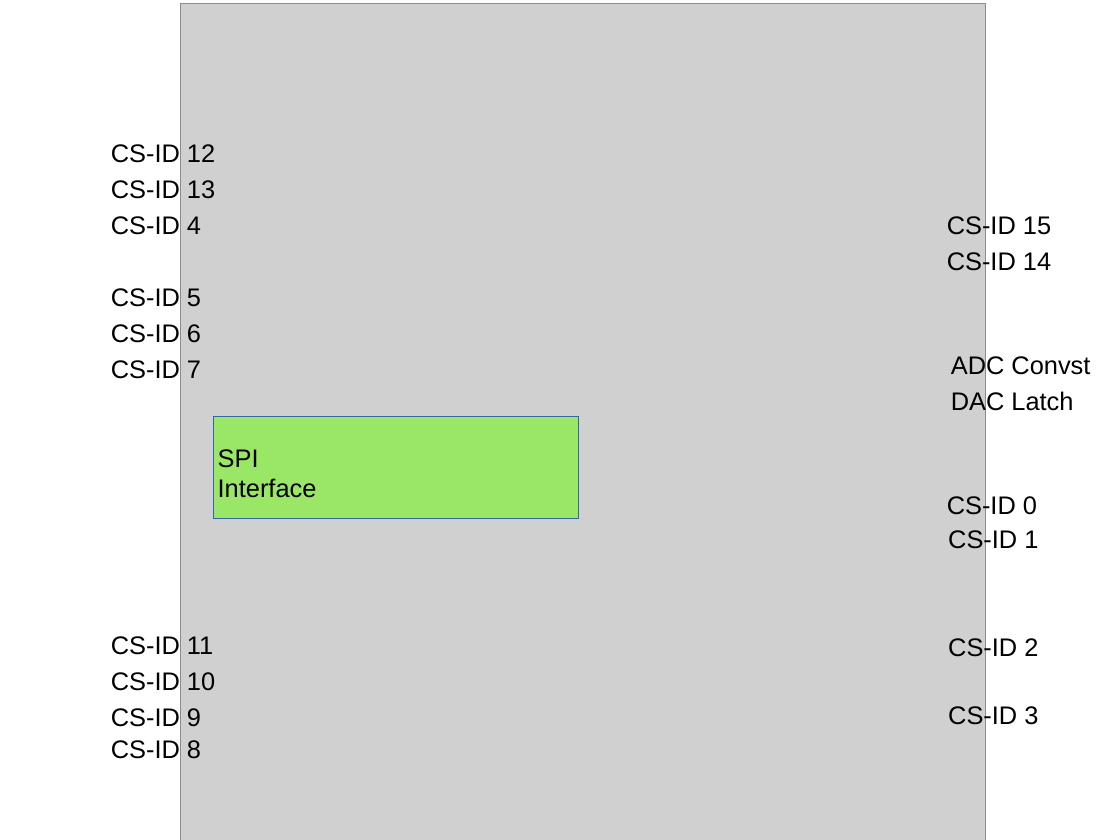
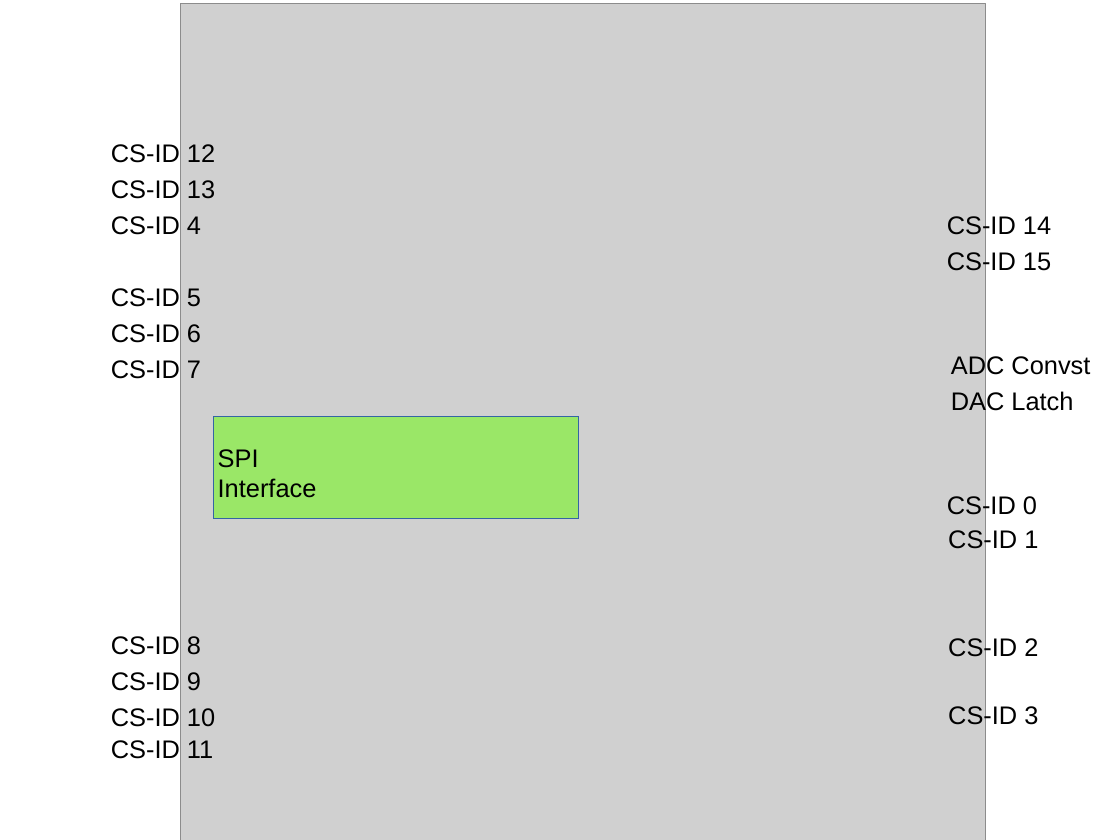
Before and after one commit to arne48/rasp-pi_extension, a slide deck: slide 1 of Info/pin_usage.odp. Drawn at 1120x840 pixels with LibreOffice and Linux fonts; fonts in the diff are those of the drawing; grey boxes stand for pictures. Boxes give left, top, right and bottom in pixels: in the first picture for what was removed or moved away, otherwise in the second. Text is boxed around its words. In the diff, an @@ line names an element or a change of style, - is before the commit and + after.

```diff
--- a/Info/pin_usage.odp
+++ b/Info/pin_usage.odp
@@ text at box(947, 213, 1051, 239): text changed @@
-CS-ID 15
+CS-ID 14
@@ text at box(947, 249, 1051, 275): text changed @@
-CS-ID 14
+CS-ID 15
@@ text at box(111, 636, 201, 655): text changed @@
-CS-ID 11
+CS-ID 8
@@ text at box(111, 672, 201, 691): text changed @@
-CS-ID 10
+CS-ID 9
@@ text at box(111, 708, 215, 727): text changed @@
-CS-ID 9
+CS-ID 10
@@ text at box(111, 740, 213, 759): text changed @@
-CS-ID 8
+CS-ID 11
```
Also in this commit, not shown: 1 other file.
